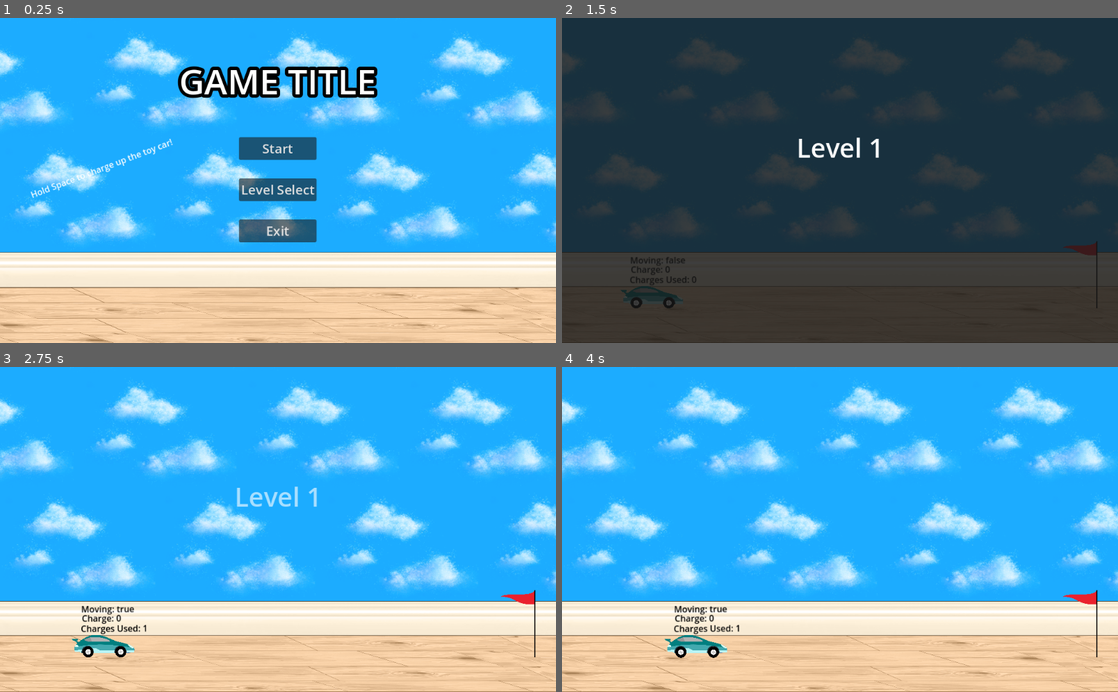
Above: before the commit, frames 1-4 (two rows, left to right).
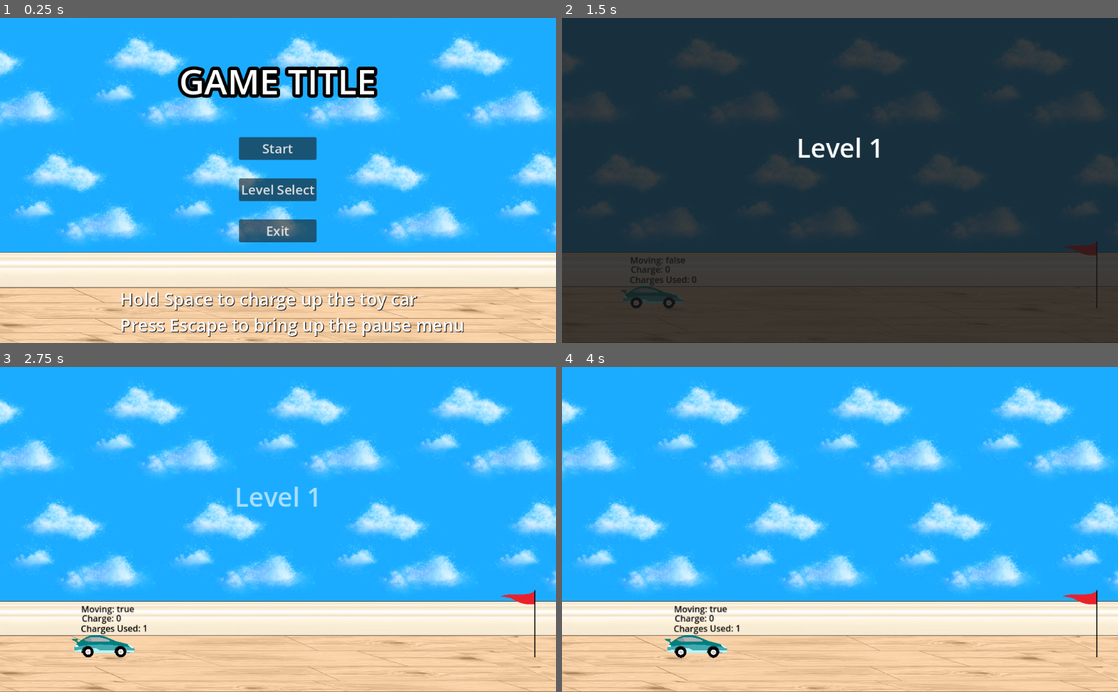
Above: after the commit, the same moments.

Repository: marquezp/car-game
Game: Godot game, scene res://UI/main_menu.tscn
Two runs of this game, one before a commit and one after it. Both use one fixed random seed, a clock stepped at 60 frames per second and the inputs below.
Inputs (mouse positions are in pixels of both pictures, inside the frame that each line leads up to):
- Up to frame 1 (0.25 s): no input
- Up to frame 2 (1.5 s): click "Start" at 0.5 s; click "Start" at 1.25 s
- Up to frame 3 (2.75 s): tap Enter at 2 s; move the mouse to (400, 513) at 2.02 s; hold Alt from 2.03 s (still down); click (400, 513) at 2.17 s; tap Space at 2.27 s
- Up to frame 4 (4 s): release Alt at 2.75 s; drag from (728, 545) to (656, 643) at 2.77 s; move the mouse to (895, 458) at 3.52 s; hold Ctrl from 3.53 s (still down); click (895, 458) at 3.67 s

The runs differ from the first frame. In frame 1, 2.8% of the frame differs, in the area x 5-84%, y 37-99%; in frame 2, nothing differs; in frame 3, less than 0.1%; in frame 4, less than 0.1%.

Commit message:
change menu tip

Diff:
--- a/UI/main_menu.tscn
+++ b/UI/main_menu.tscn
@@ -137,12 +137,14 @@
 offset_bottom = 32.0
 text = "<--"
 
-[node name="Label" type="Label" parent="."]
+[node name="InstructionText" type="Label" parent="."]
 layout_mode = 1
 anchors_preset = -1
-offset_left = 53.0
-offset_top = 316.0
-offset_right = 331.0
-offset_bottom = 339.0
-rotation = -0.36487
-text = "Hold Space to charge up the toy car!"
+offset_left = 221.0
+offset_top = 496.0
+offset_right = 855.0
+offset_bottom = 637.0
+theme_override_colors/font_shadow_color = Color(0, 0, 0, 1)
+theme_override_font_sizes/font_size = 32
+text = "Hold Space to charge up the toy car
+Press Escape to bring up the pause menu"
